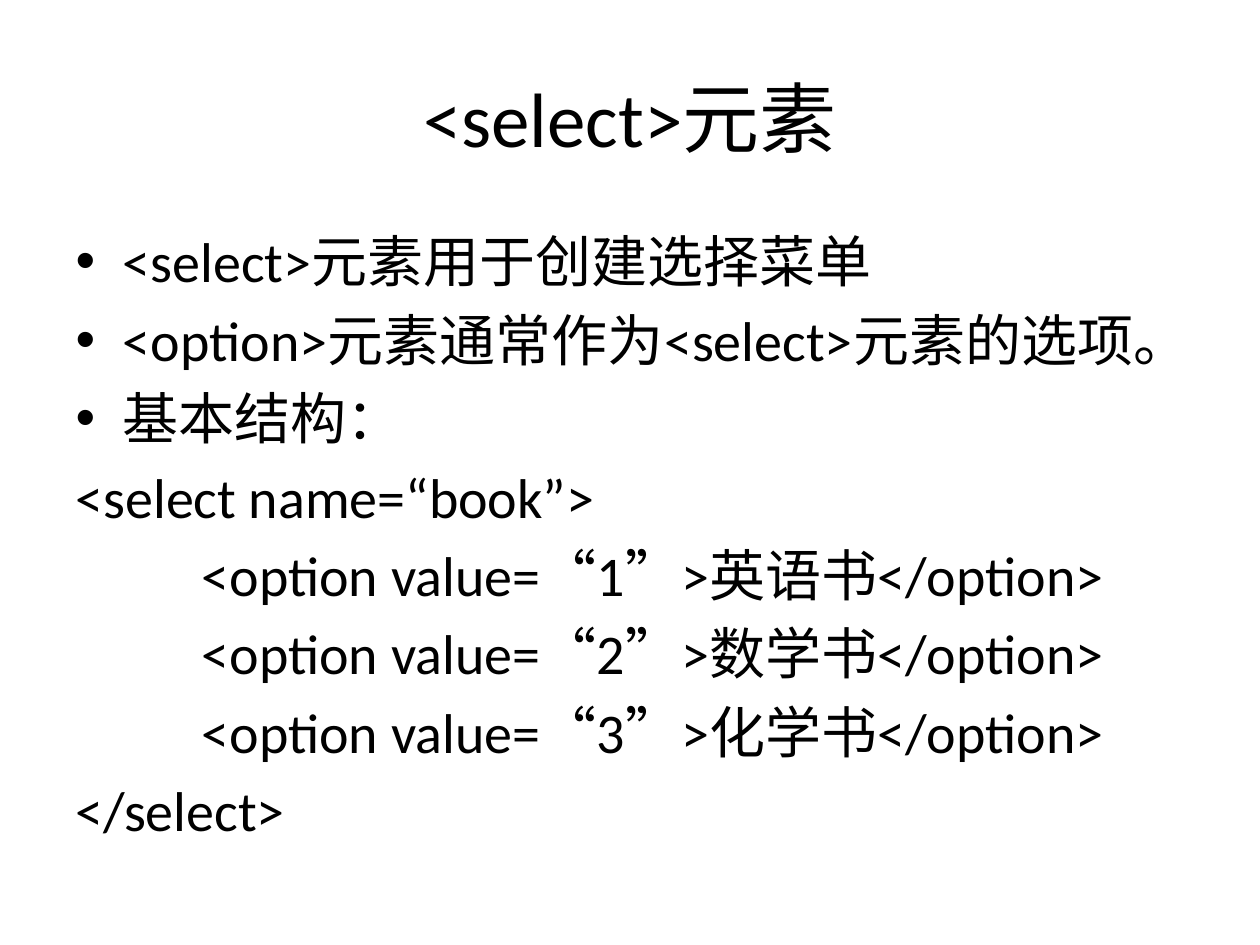
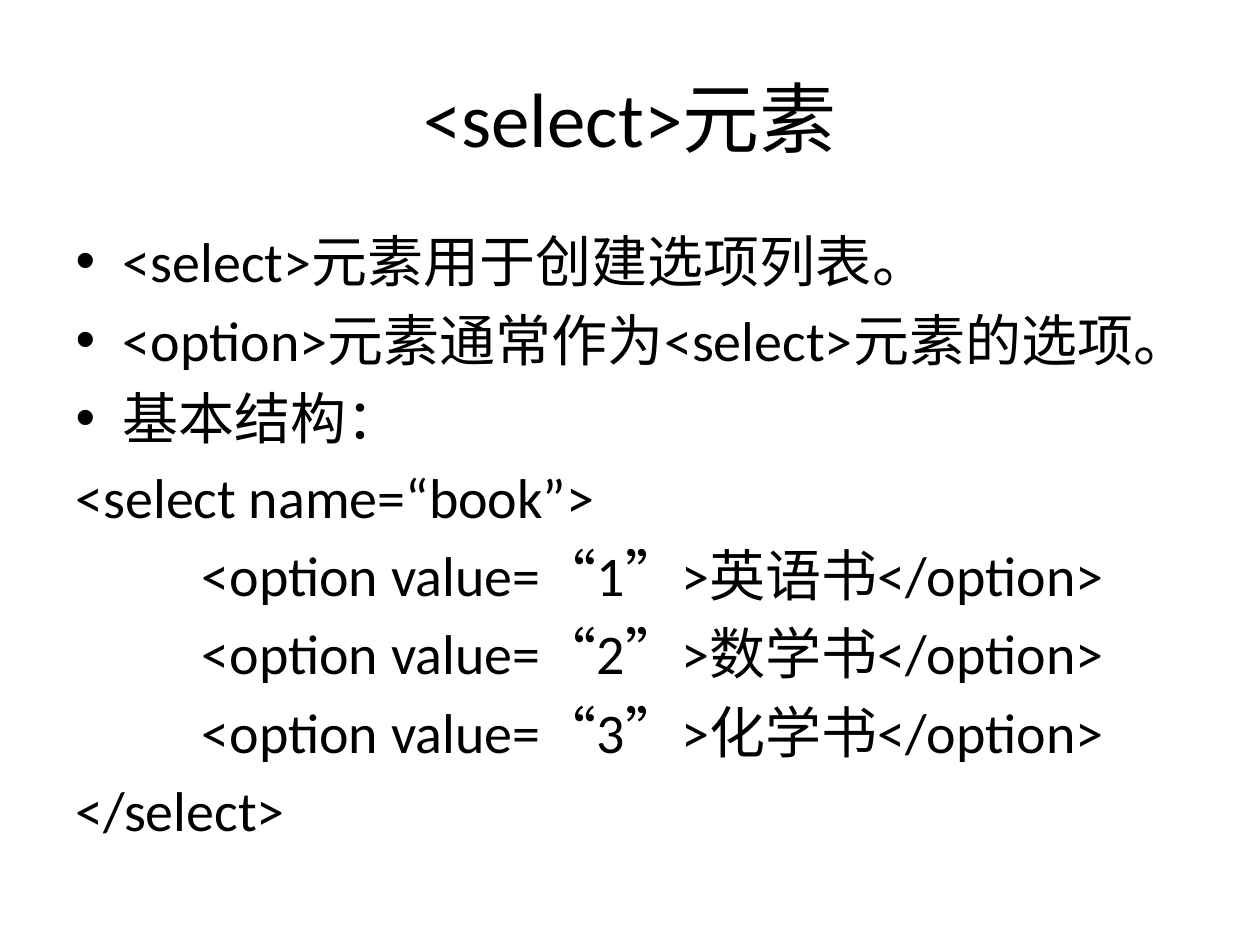
Before and after one commit to sans123wx/class, a slide deck: slide 18 of 网页设计与制作/课件/3/表单.pptx (slide 17 before the commit). Drawn at 1260x945 pixels with LibreOffice and Linux fonts; fonts in the diff are those of the drawing. Boxes give left, top, right and bottom in pixels: in the first picture for what was removed or moved away, otherwise in the second. Text is boxed around its words. In the diff, an @@ line names an element or a change of style, - is before the commit and + after.

```diff
--- a/网页设计与制作/课件/3/表单.pptx
+++ b/网页设计与制作/课件/3/表单.pptx
@@ text at box(123, 235, 928, 287): text changed @@
-• <select>元素用于创建选择菜单
+• <select>元素用于创建选项列表。
```
Also in this commit, not shown: 2 other slides changed, 3 slides added, 1 other file.
